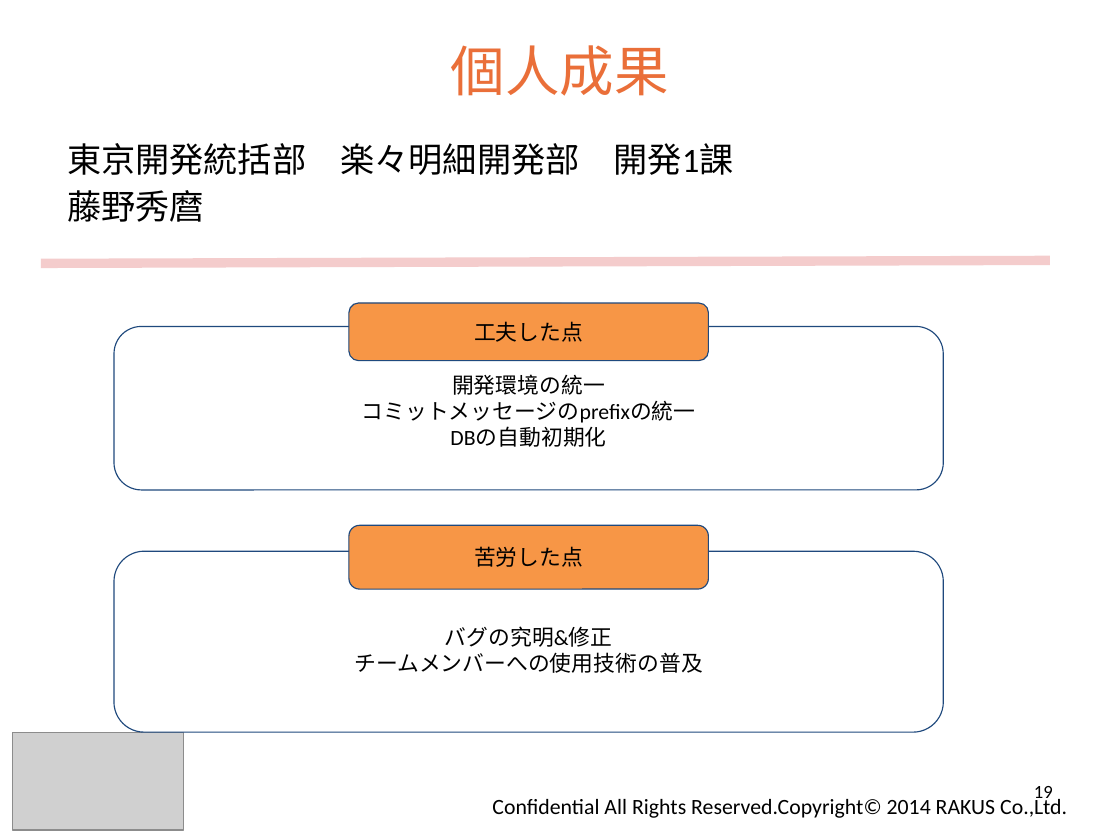
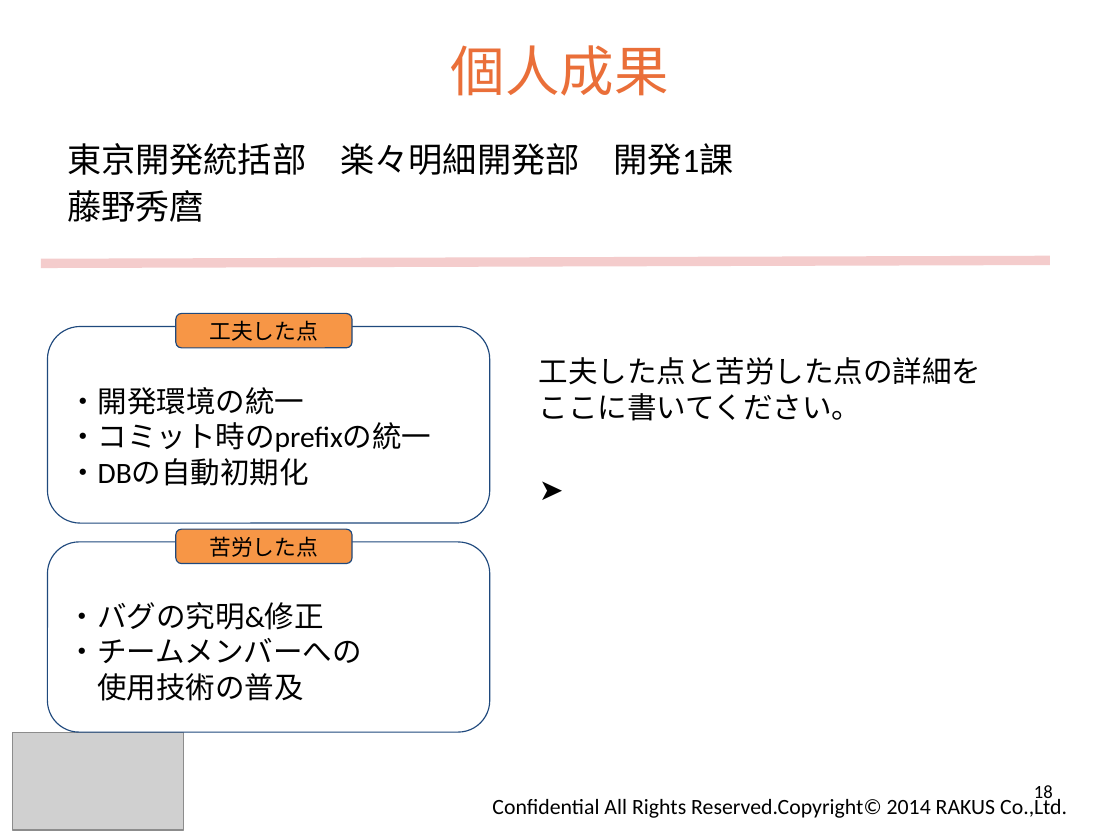
Before and after one commit to ecsite-project/ec-202404b-back, a slide deck: slide 18 of document/楽楽ペット チームB成果発表.pptx (slide 19 before the commit). Drawn at 1120x840 pixels with LibreOffice and Linux fonts; fonts in the diff are those of the drawing; grey boxes stand for pictures; background and template pictures are left out. Boxes give left, top, right and bottom in pixels: in the first picture for what was removed or moved away, otherwise in the second. Text is boxed around its words. In the diff, an @@ line names an element or a change of style, - is before the commit and + after.

```diff
--- a/document/楽楽ペット チームB成果発表.pptx
+++ b/document/楽楽ペット チームB成果発表.pptx
@@ rounded rectangle "・開発環境の統一": place and size @@
-rounded rectangle "・開発環境の統一" at (114,326,943,489)
+rounded rectangle "・開発環境の統一" at (47,326,489,523)
@@ rounded rectangle "工夫した点": place and size @@
-rounded rectangle "工夫した点" at (349,304,709,361)
+rounded rectangle "工夫した点" at (176,314,352,348)
@@ text added at (539,357,981,421), 19 pt, text #000000 @@
+工夫した点と苦労した点の詳細をここに書いてください。
+➤
@@ text in rounded rectangle at (68,387,431,486): text changed; size 14 to 19 pt @@
-開発環境の統一
-コミットメッセージのprefixの統一
-DBの自動初期化
+・開発環境の統一
+・コミット時のprefixの統一
+・DBの自動初期化
@@ rounded rectangle "苦労した点": place and size @@
-rounded rectangle "苦労した点" at (349,525,709,589)
+rounded rectangle "苦労した点" at (176,529,352,563)
@@ rounded rectangle "・バグの究明&修正": place and size @@
-rounded rectangle "・バグの究明&修正" at (114,551,943,732)
+rounded rectangle "・バグの究明&修正" at (47,542,489,732)
@@ text in rounded rectangle at (68,602,362,701): text changed; size 14 to 19 pt @@
-バグの究明&修正
-チームメンバーへの使用技術の普及
+・バグの究明&修正
+・チームメンバーへの
+使用技術の普及
@@ page number at (1034,785,1053,804): text changed @@
-19
+18
```
Also in this commit, not shown: 11 other slides changed, 1 slide removed.
